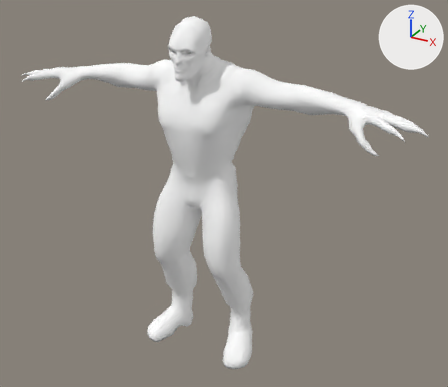
One commit to the FBX model Games Project v2/Games Project/Assets/StaticAssets/meshes/actors/Randall.fbx: the scene before it, then after it.
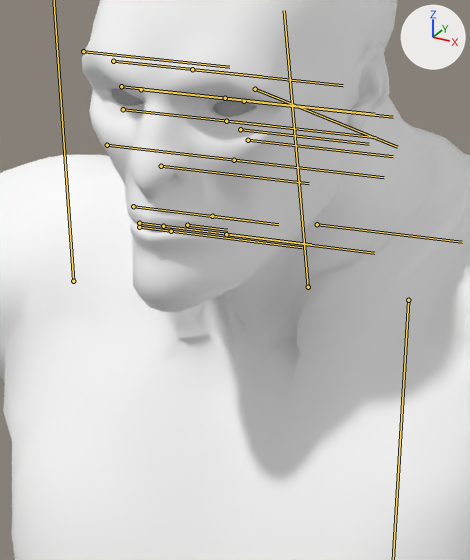
Old and new are each drawn whole from a 50 mm camera at (1.452, -2.44, 2.106) aimed at (0.095, 0.027, 0.873) and again close up on the part from 35% to 50% of the width and 10% to 30% of the height. Arrows for +X, +Y and +Z are at upper right; the lights stay in place. Both versions are drawn at the pose saved in each file; the numbers are the values there. The bones that bend it are drawn over the model as lines in the close-ups.

Names of what the first close-up shows: 'Randall_H_DDS_MidRes'.
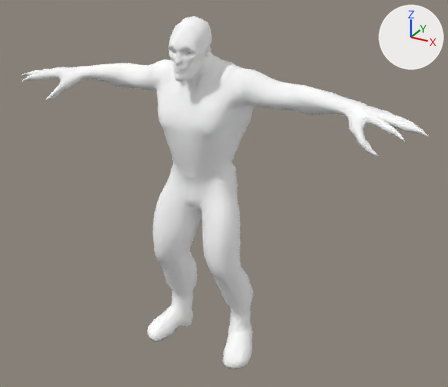
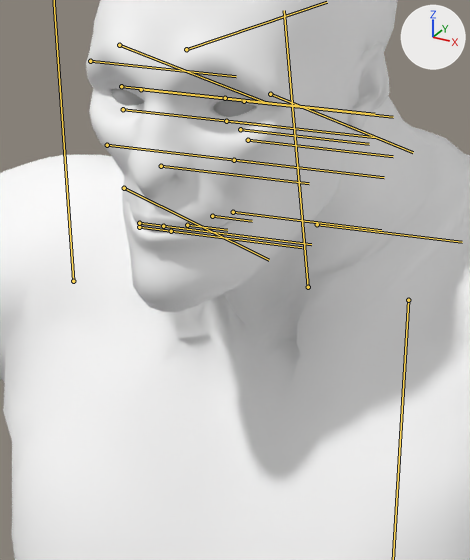
Location of each change, (x1, y1, x2, y2) in pixels of the close-ups (470 x 560 px):
'Randall_H_DDS_MidRes', posed
    both: (0, 0, 470, 560)
bone 'Randall_LipCornerR', root to tip
    before: (133, 206) to (278, 224)
    after: (124, 188) to (269, 260)
bone 'Randall_LipCornerL', root to tip
    before: (226, 234) to (374, 253)
    after: (233, 212) to (381, 230)
bone 'Randall_BrowInnerR', root to tip
    before: (113, 61) to (261, 76)
    after: (119, 45) to (264, 102)
bone 'Randall_BrowInnerL', root to tip
    before: (192, 69) to (343, 85)
    after: (186, 49) to (327, 2)

The edits, one by one:
Bone 'Randall_LipCornerR' (bone_randall_lipcornerr) moves from (1.0, 0.0, 0.0) to (2.1, -0.6, 0.0).
Bone 'Randall_LipCornerR' (bone_randall_lipcornerr) turns from (0, 0, 0) to (39, 0, 39) degrees about its own x, y and z.
Bone 'Randall_LipCornerL' (bone_randall_lipcornerl) moves from (0.0, 0.0, 0.0) to (-1.4, 0.5, 0.0).
Bone 'Randall_LipCornerL' (bone_randall_lipcornerl) turns from (0, 0, 0) to (0, 48, 0) degrees about its own x, y and z.
Bone 'Randall_BrowInnerR' (bone_randall_browinnerr) moves from (0.0, 0.0, 0.0) to (1.0, 0.5, 0.0).
Bone 'Randall_BrowInnerR' (bone_randall_browinnerr) turns from (0, 0, 0) to (0, 0, 14) degrees about its own x, y and z.
Bone 'Randall_BrowInnerL' (bone_randall_browinnerl) moves from (0.0, 0.0, 0.0) to (-1.1, -0.4, 0.0).
Bone 'Randall_BrowInnerL' (bone_randall_browinnerl) turns from (0, 0, 0) to (0, 0, 20) degrees about its own x, y and z.
